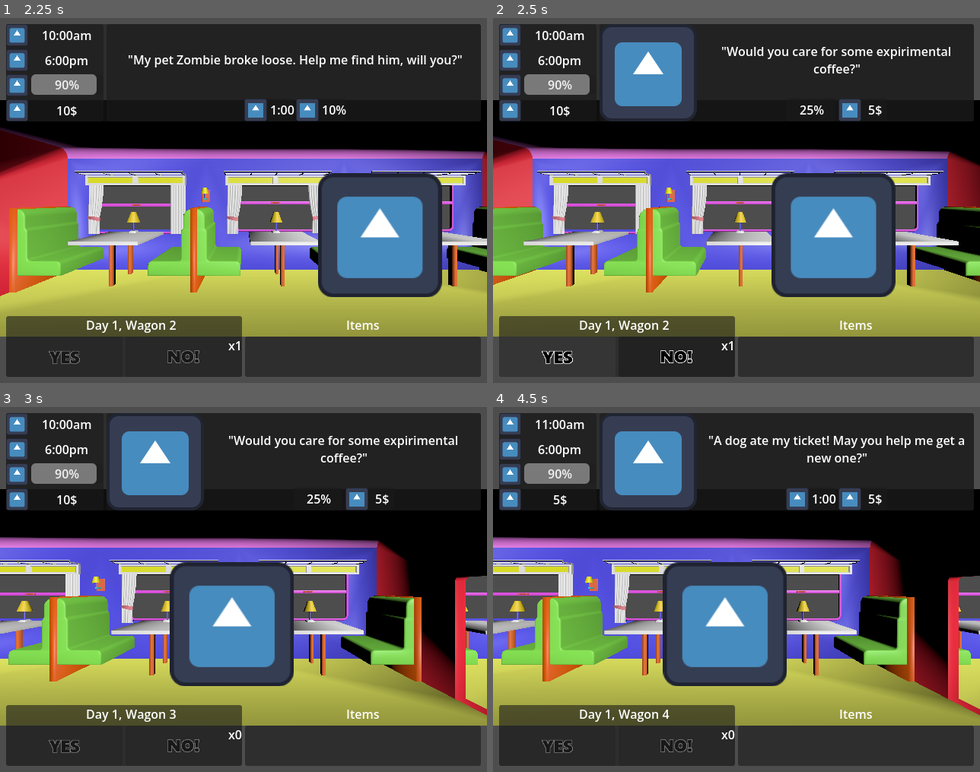
Above: before the commit, frames 1-4 (two rows, left to right).
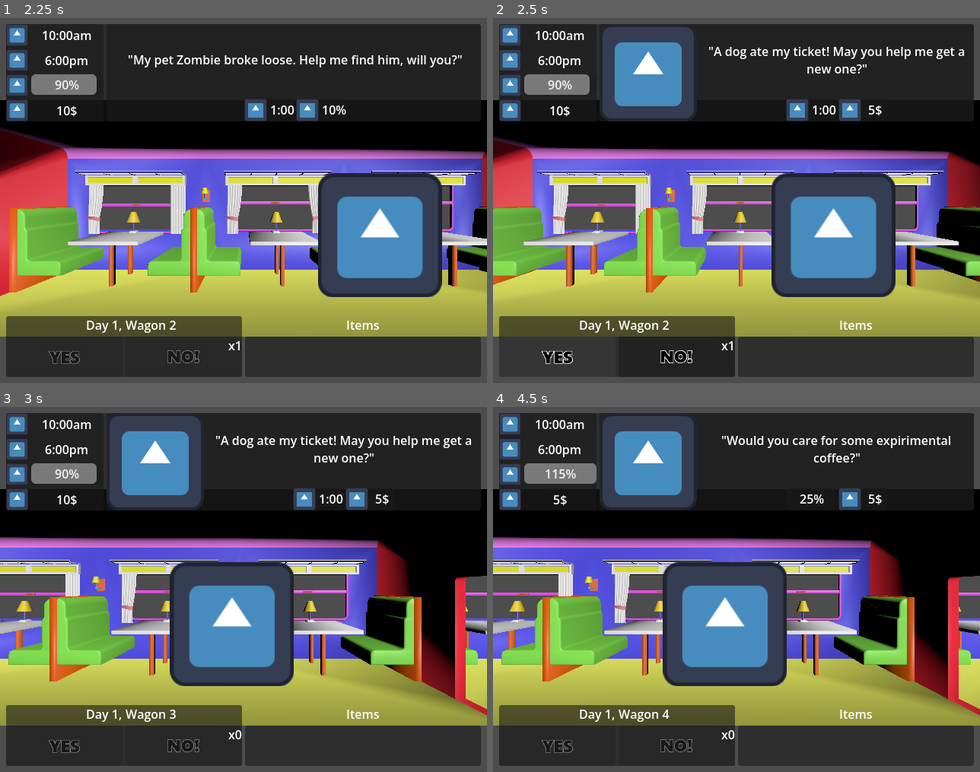
Above: after the commit, the same moments.

Repository: Smg065/WGJ2026
Game: Godot game, scene res://Scenes/MainMenu.tscn
Two runs of this game, one before a commit and one after it. Both use one fixed random seed, a clock stepped at 60 frames per second and the inputs below. The engine's default icon, where the game draws it, is replaced by a stand-in: a white triangle on a blue panel in a dark square.
Inputs (mouse positions are in pixels of both pictures, inside the frame that each line leads up to):
- Up to frame 1 (2.25 s): click "Play" at 0.5 s; click (63, 357) at 1.25 s
- Up to frame 2 (2.5 s): no input
- Up to frame 3 (3 s): click "x1" at 2.75 s
- Up to frame 4 (4.5 s): click (556, 746) at 4.25 s

Frame 1 is identical in both runs. In frame 2, 1.3% of the frame differs, in the area x 44-97%, y 7-29%; in frame 3, 1.3%; in frame 4, 1.5%, in the area x 10-97%, y 3-29%.

Commit message:
ShopItemExpansion

Diff:
--- a/Resources/Requests/BorrowMoney7.tres
+++ b/Resources/Requests/BorrowMoney7.tres
@@ -5,12 +5,12 @@
 
 [resource]
 script = ExtResource("2_ttqgg")
-dialogueEn = "\"I need 50 50 dollars. Please.\""
+dialogueEn = "\"I need 50 dollars. Please.\""
 tagWhitelist = Array[String](["Borrow6"])
 tagBlacklist = Array[String](["Borrow7"])
 yesTags = Array[String](["Borrow7"])
 timeCost = 0
-moneyCost = -50
+moneyCost = 50
 charWagon = ExtResource("1_6owbm")
 charProfile = ExtResource("1_6owbm")
 charYes = ExtResource("1_6owbm")
--- a/Resources/Requests/BorrowMoney8.tres
+++ b/Resources/Requests/BorrowMoney8.tres
@@ -5,12 +5,12 @@
 
 [resource]
 script = ExtResource("2_r7ebh")
-dialogueEn = "\"I need 50 50 dollars. Please.\""
-tagWhitelist = Array[String](["Borrow6"])
-tagBlacklist = Array[String](["Borrow7"])
-yesTags = Array[String](["Borrow7"])
-timeCost = 0
-moneyCost = -50
+dialogueEn = "\"I'm SO sorry for having to borrow so much. I have 200 dollars for you. It's in my wallet, somewhere in here...\""
+tagWhitelist = Array[String](["Borrow7"])
+tagBlacklist = Array[String](["Borrow8"])
+yesTags = Array[String](["Borrow8"])
+energyCost = 10
+moneyCost = -200
 charWagon = ExtResource("1_354vm")
 charProfile = ExtResource("1_354vm")
 charYes = ExtResource("1_354vm")
--- /dev/null
+++ b/Resources/Requests/Coffee1.tres
@@ -0,0 +1,17 @@
+[gd_resource type="Resource" script_class="CharacterRequest" format=3 uid="uid://cpo5nnwjvepxs"]
+
+[ext_resource type="Texture2D" uid="uid://duy0mimcue85a" path="res://icon.svg" id="1_w4eds"]
+[ext_resource type="Script" uid="uid://crmyuhxtt7onq" path="res://Scripts/CharacterRequest.gd" id="2_xwoym"]
+
+[resource]
+script = ExtResource("2_xwoym")
+dialogueEn = "\"Would you care for some expirimental coffee?\""
+energyCost = -25
+timeCost = 0
+moneyCost = 5
+maxDay = 3
+charWagon = ExtResource("1_w4eds")
+charProfile = ExtResource("1_w4eds")
+charYes = ExtResource("1_w4eds")
+charNo = ExtResource("1_w4eds")
+metadata/_custom_type_script = "uid://crmyuhxtt7onq"
--- /dev/null
+++ b/Resources/Requests/Coffee2.tres
@@ -0,0 +1,17 @@
+[gd_resource type="Resource" script_class="CharacterRequest" format=3 uid="uid://cwmv3oifqxrd3"]
+
+[ext_resource type="Texture2D" uid="uid://duy0mimcue85a" path="res://icon.svg" id="1_jt25w"]
+[ext_resource type="Script" uid="uid://crmyuhxtt7onq" path="res://Scripts/CharacterRequest.gd" id="2_kbu34"]
+
+[resource]
+script = ExtResource("2_kbu34")
+dialogueEn = "\"I've refined the expirimental coffee recipe! Care to try?\""
+energyCost = -50
+timeCost = 0
+moneyCost = 10
+minDay = 4
+charWagon = ExtResource("1_jt25w")
+charProfile = ExtResource("1_jt25w")
+charYes = ExtResource("1_jt25w")
+charNo = ExtResource("1_jt25w")
+metadata/_custom_type_script = "uid://crmyuhxtt7onq"
--- a/Resources/Requests/HaveCoffee.tres
+++ /dev/null
@@ -1,16 +0,0 @@
-[gd_resource type="Resource" script_class="CharacterRequest" format=3 uid="uid://cpo5nnwjvepxs"]
-
-[ext_resource type="Texture2D" uid="uid://duy0mimcue85a" path="res://icon.svg" id="1_dy2es"]
-[ext_resource type="Script" uid="uid://crmyuhxtt7onq" path="res://Scripts/CharacterRequest.gd" id="2_188va"]
-
-[resource]
-script = ExtResource("2_188va")
-dialogueEn = "\"Would you care for some expirimental coffee?\""
-energyCost = -25
-timeCost = 0
-moneyCost = 5
-charWagon = ExtResource("1_dy2es")
-charProfile = ExtResource("1_dy2es")
-charYes = ExtResource("1_dy2es")
-charNo = ExtResource("1_dy2es")
-metadata/_custom_type_script = "uid://crmyuhxtt7onq"
--- a/Resources/ShopItem.tscn
+++ b/Resources/ShopItem.tscn
@@ -8,7 +8,7 @@
 outline_color = Color(0, 0, 0, 1)
 
 [sub_resource type="LabelSettings" id="LabelSettings_kbjx8"]
-font_size = 8
+font_size = 12
 
 [node name="ItemPanel1" type="Panel" unique_id=1699948921 node_paths=PackedStringArray("itemInfo", "itemNameLabel", "itemIcon", "itemQualityLabel", "itemDescriptionLabel", "itemBuyButton")]
 size_flags_horizontal = 3
@@ -29,7 +29,7 @@
 grow_vertical = 2
 
 [node name="ItemHeader" type="HBoxContainer" parent="ItemInfo" unique_id=1175461902]
-custom_minimum_size = Vector2(0, 48)
+custom_minimum_size = Vector2(0, 56)
 layout_mode = 2
 
 [node name="ItemIcon" type="TextureRect" parent="ItemInfo/ItemHeader" unique_id=1970256392]
--- a/Scripts/Items/Shelves.gd
+++ b/Scripts/Items/Shelves.gd
@@ -6,6 +6,7 @@
 	rarity = ItemBase.RARITIES.UNCOMMON
 	itemCost = 15
 	itemDescription = "Rerolls cost [color=green]1$[/color] less."
+	itemIcon = load("res://Sprites/Items/Shelves.png")
 
 func on_purchase(gameplay : Gameplay) -> void:
 	gameplay.rerollCost -= 1
--- a/Scripts/Items/TipJar.gd
+++ b/Scripts/Items/TipJar.gd
@@ -4,8 +4,9 @@
 func setup_item() -> void:
 	itemName = "Tip Jar"
 	rarity = ItemBase.RARITIES.COMMON
-	itemCost = 8
+	itemCost = 10
 	itemDescription = "Saying Yes gives you [color=green]1$[/color]."
+	itemIcon = load("res://Sprites/Items/Tip_Jar.png")
 
 func on_yes(gameplay : Gameplay) -> void:
 	gameplay.money += 1
--- a/Scripts/Items/TrainShares.gd
+++ b/Scripts/Items/TrainShares.gd
@@ -6,6 +6,7 @@
 	rarity = ItemBase.RARITIES.LEGENDARY
 	itemCost = 20
 	itemDescription = "Earn [color=green]1$[/color] on every purchase."
+	itemIcon = load("res://Sprites/Items/Train_Shares.png")
 
 func on_purchase_any(gameplay : Gameplay) -> void:
 	gameplay.money += 1
Binary file added: Sprites/Items/Shelves.png
Not shown, added: Sprites/Items/Shelves.png.import
Binary file added: Sprites/Items/Tip_Jar.png
Not shown, added: Sprites/Items/Tip_Jar.png.import
Binary file added: Sprites/Items/Train_Shares.png
Not shown, added: Sprites/Items/Train_Shares.png.import
